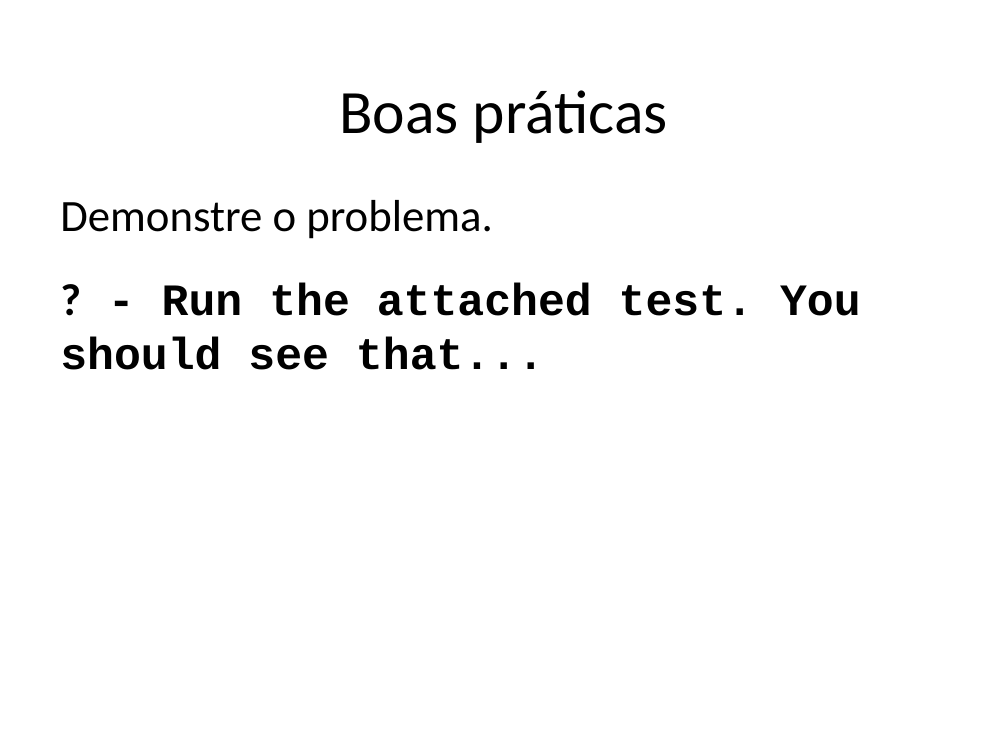
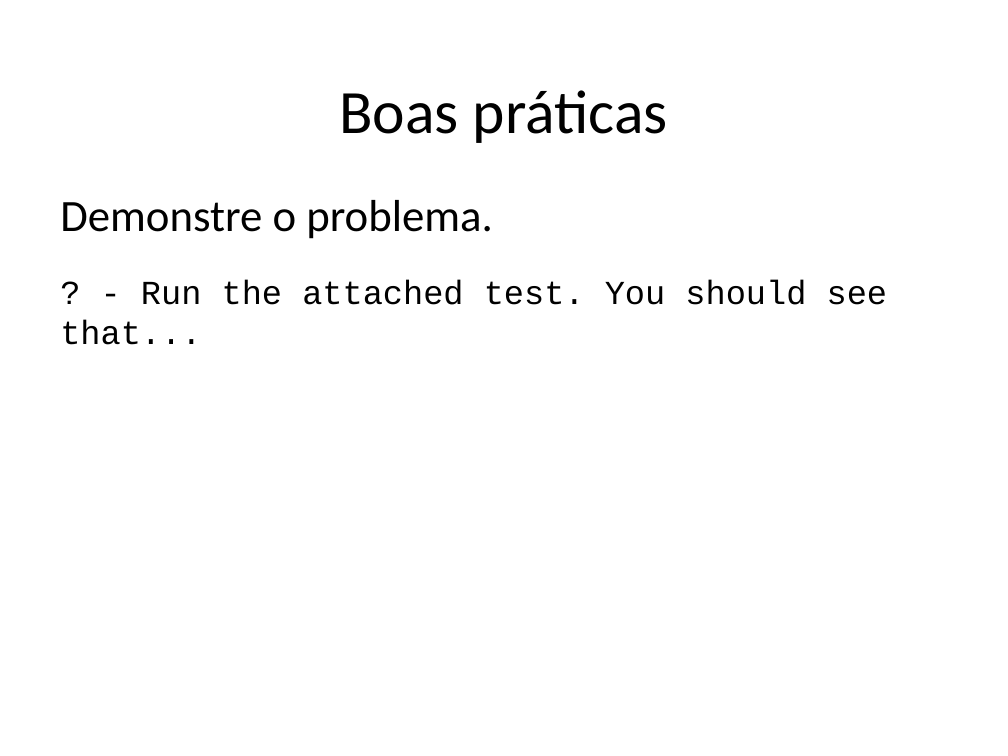
Before and after one commit to STAR-RG/testing-cin, a slide deck: slide 33 of slides.pptx. Drawn at 1008x756 pixels with LibreOffice and Linux fonts; fonts in the diff are those of the drawing. Boxes give left, top, right and bottom in pixels: in the first picture for what was removed or moved away, otherwise in the second. Text is boxed around its words. In the diff, an @@ line names an element or a change of style, - is before the commit and + after.

```diff
--- a/slides.pptx
+++ b/slides.pptx
@@ text at bbox=[60, 279, 888, 345]: size 32 to 24 pt, bold off in "? - Run the attached test. You ..."; font Calibri to Courier New in "?" @@
```
Also in this commit, not shown: 8 other slides changed, 3 slides added, 3 slides removed.
